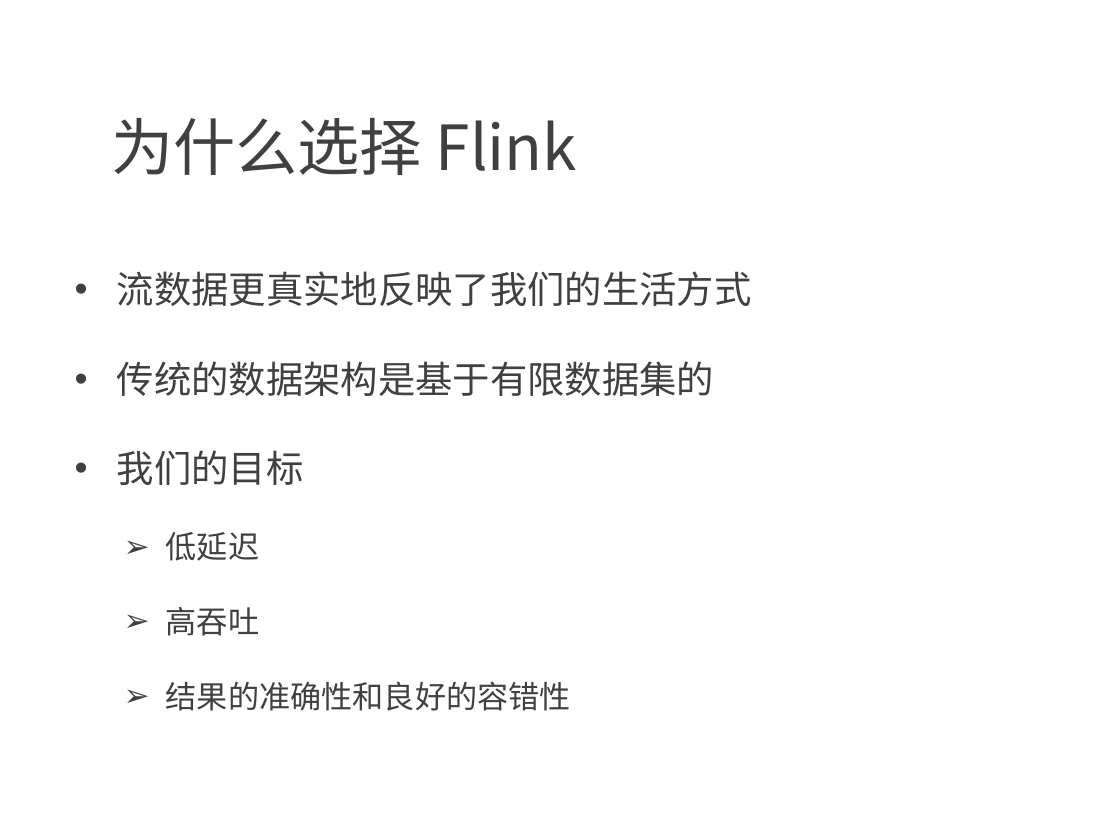
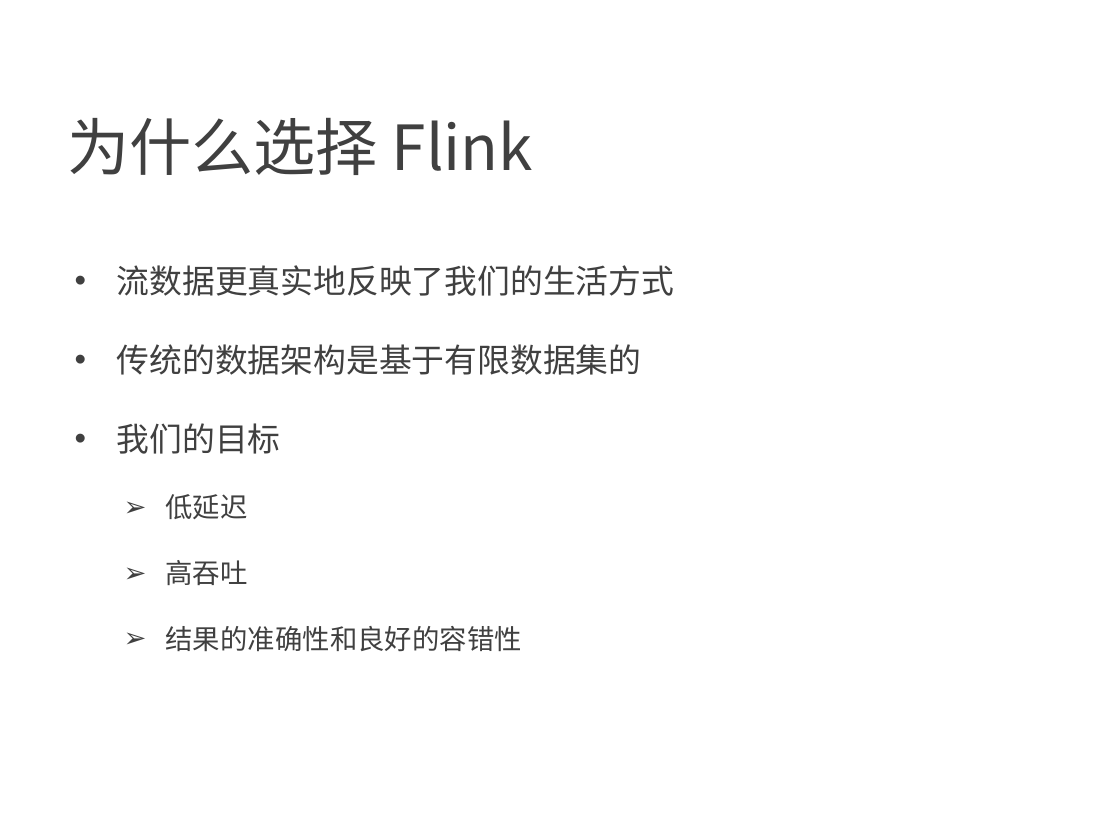
Before and after one commit to confucianzuoyuan/flink-tutorial, a slide deck: slide 7 of slides/1_Flink简介.pptx (slide 6 before the commit). Drawn at 1120x840 pixels with LibreOffice and Linux fonts; fonts in the diff are those of the drawing; background and template pictures are left out. Boxes give left, top, right and bottom in pixels: in the first picture for what was removed or moved away, otherwise in the second. Text is boxed around its words. In the diff, an @@ line names an element or a change of style, - is before the commit and + after.

```diff
--- a/slides/1_Flink简介.pptx
+++ b/slides/1_Flink简介.pptx
@@ text "为什么选择 Flink" at (67,118,533,175): indent changed @@
@@ text "流数据更真实地反映了我们的生活方式" at (117,265,675,652): size 24 to 21.1 pt in "流数据更真实地反映了我们的生活方式", "传统的数据架构是基于有限数据集的", "我们的目标"; size 20 to 17.6 pt in "低延迟", "高吞吐", "结果的准确性和良好的容错性"; indent changed @@
```
Also in this commit, not shown: 17 other slides changed, 2 slides added, 18 other files.
